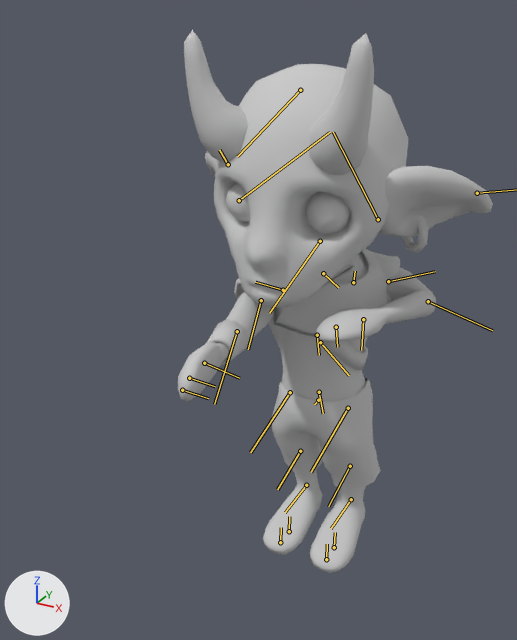
A saved change to the FBX model Elementarrow/Assets/Models/Satyr/satyr.FBX.
Camera for both pictures: a camera (50 mm lens) standing at (0.576, -1.336, 1.239) and looking at (-0.051, -0.197, 0.67). The lights are fixed; the arrows at lower left show +X, +Y and +Z. Both versions are drawn at frame 175 of the action 'Take 001'; the numbers are the values there. The bones that bend it are drawn over the model as lines.
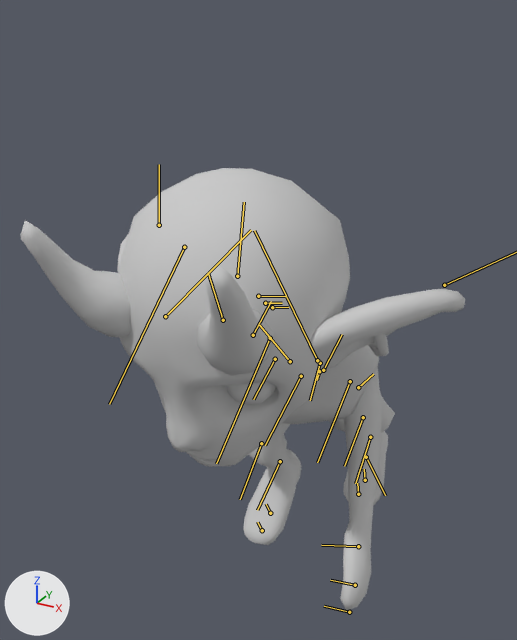
Boxes [x1, y1, x2, y2] around the edits, measured in the pictures (517 x 640 px):
'Box001', posed (41% wider, 18% shorter): before [178, 30, 493, 573]; after [21, 168, 465, 611]
bone 'Pelvis', root to tip: before (318, 400) to (314, 404); after (319, 371) to (317, 380)
bone 'SpineLow', root to tip: before (319, 392) to (323, 413); after (320, 363) to (310, 400)
bone 'SpinHigh', root to tip: before (320, 342) to (349, 375); after (301, 376) to (265, 445)
bone 'LeftShoulder', root to tip: before (353, 282) to (355, 271); after (323, 370) to (342, 334)
bone 'LeftUpperArm', root to tip: before (388, 281) to (435, 271); after (358, 387) to (373, 374)
bone 'LeftForearm', root to tip: before (428, 301) to (492, 330); after (366, 457) to (385, 495)
bone 'RightShoulder', root to tip: before (283, 290) to (255, 282); after (253, 335) to (271, 301)
bone 'RightUpperArm', root to tip: before (261, 300) to (248, 349); after (223, 320) to (208, 272)
bone 'RightForearm', root to tip: before (237, 331) to (214, 404); after (237, 276) to (244, 202)
bone 'Head', root to tip: before (320, 241) to (269, 313); after (270, 338) to (216, 463)
bone 'LeftTigh', root to tip: before (348, 408) to (311, 472); after (350, 381) to (317, 462)
bone 'LeftFoot', root to tip: before (351, 499) to (331, 528); after (370, 437) to (355, 483)
bone 'LeftToe', root to tip: before (334, 547) to (335, 532); after (365, 480) to (364, 469)
bone 'RightTigh', root to tip: before (290, 392) to (250, 452); after (290, 361) to (259, 325)
bone 'RightCalf', root to tip: before (300, 451) to (277, 489); after (261, 443) to (240, 499)
bone 'RightFoot', root to tip: before (306, 485) to (285, 512); after (280, 461) to (257, 510)
bone 'RightToe', root to tip: before (289, 531) to (289, 516); after (270, 513) to (266, 504)

What the commit changed:
Object 'RootNode' (bone_rig_object) moves from (0.0, 0.0, 0.402) to (0.0, 0.0, 0.477).
Bone 'Pelvis' (bone_pelvis) turns from (0, 0, 0) to (-5, -7, 66) degrees about its own x, y and z.
Bone 'SpineLow' (bone_spinelow) moves from (0.0, 0.0, 0.0) to (-0.5, -0.76, -0.11).
Bone 'SpineLow' (bone_spinelow) turns from (30, 0, 0) to (-1, 1, 11) degrees about its own x, y and z.
Bone 'SpinHigh' (bone_spinhigh) turns from (15, 0, 0) to (-7, 6, -24) degrees about its own x, y and z.
Bone 'LeftShoulder' (bone_leftshoulder) turns from (0, -5, -25) to (0, 0, 0) degrees about its own x, y and z.
Bone 'LeftUpperArm' (bone_leftupperarm) turns from (-4, 2, -60) to (-89, 22, -68) degrees about its own x, y and z.
Bone 'LeftForearm' (bone_leftforearm) turns from (0, 0, -75) to (0, 0, -32) degrees about its own x, y and z.
Bone 'RightShoulder' (bone_rightshoulder) turns from (0, 0, -35) to (0, 0, 0) degrees about its own x, y and z.
Bone 'RightUpperArm' (bone_rightupperarm) turns from (75, -7, -25) to (-84, -29, 56) degrees about its own x, y and z.
Bone 'RightForearm' (bone_rightforearm) turns from (0, 0, 0) to (0, 0, -48) degrees about its own x, y and z.
Bone 'Head' (bone_head) turns from (-43, 14, -5) to (8, 5, -26) degrees about its own x, y and z.
Bone 'LeftTigh' (bone_lefttigh) moves from (-0.37, 1.39, 0.39) to (-0.81, 0.57, -0.09).
Bone 'LeftTigh' (bone_lefttigh) turns from (29, 8, 1) to (0, 8, 55) degrees about its own x, y and z.
Bone 'LeftFoot' (bone_leftfoot) turns from (0, 0, 0) to (-1, 0, -22) degrees about its own x, y and z.
Bone 'LeftToe' (bone_lefttoe) turns from (0, 0, 0) to (0, 0, 26) degrees about its own x, y and z.
Bone 'RightTigh' (bone_righttigh) moves from (0.4, -1.39, -0.38) to (-0.88, 0.64, -0.15).
Bone 'RightTigh' (bone_righttigh) turns from (29, 7, 3) to (9, 6, 139) degrees about its own x, y and z.
Bone 'RightCalf' (bone_rightcalf) turns from (0, 0, 0) to (0, 0, -87) degrees about its own x, y and z.
Bone 'RightFoot' (bone_rightfoot) turns from (0, 0, 0) to (1, 0, -6) degrees about its own x, y and z.
Bone 'RightToe' (bone_righttoe) turns from (0, 0, 0) to (0, 0, 3) degrees about its own x, y and z.
